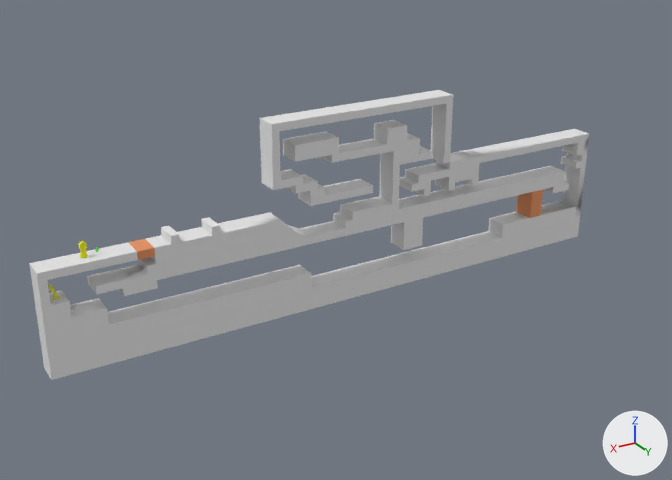
Renders of the FBX model SOURCE/Assets/Props/Level_Prot/Level_1.fbx from each side of a commit.
Both versions are drawn from a 50 mm camera at (25.7, 93.6, 42.8) aimed at (-33.1, -4.3, -6.2). The axes (+X, +Y, +Z) are drawn at lower right. The lights are the same throughout. Where no turn or scale is listed for an object, it has been applied to the vertices. Vertices at the same position are counted once.

Before the edit, the objects in view are built like this:
```python
me_breakables_lv_1 = bpy.data.meshes.new('Breakables_lv 1')
me_breakables_lv_1.from_pydata(...)  # 16 vertices, 10 faces; spans x -64.0..-4.0, y -1.5..1.5, z -7.0..1.0
me_breakables_lv_1.materials.append(mat_material)  # orange #e7925e
me_level_1 = bpy.data.meshes.new('Level_1')
me_level_1.from_pydata(...)  # 452 vertices, 454 faces; spans x -72.0..7.0, y -1.5..1.5, z -12.0..13.0
me_level_1.materials.append(mat_regular)  # white #e7e7e7
ob_breakables_lv_1 = bpy.data.objects.new('Breakables_lv 1', me_breakables_lv_1)
ob_breakables_lv_1.location = (0.0, 0.0, 0.0)
ob_level_1 = bpy.data.objects.new('Level_1', me_level_1)
ob_level_1.location = (0.0, 0.0, 0.0)
```
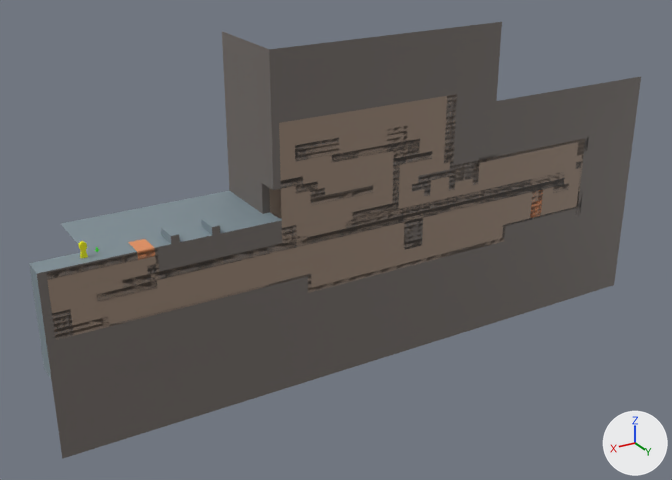
The newer file is also rescaled (x0.01), turned or shifted as a whole; pictures and numbers use the older file's frame.

What differs and where, as boxes (x1, y1, x2, y2) in the pictures (672 x 480 px):
'Level1_Fill', added
    after: (52, 22, 641, 459)
'Level1_LightBlock', added (brown)
    after: (48, 95, 585, 340)
'Level1_BG', added
    after: (61, 31, 270, 251)
'Level_1_005', added
    after: (97, 204, 392, 302)
'Level_1_006', added
    after: (29, 242, 138, 380)
'Level_1_001', added
    after: (259, 86, 462, 206)
'Level_1_007', added
    after: (501, 134, 589, 257)
'Level_1_004', added
    after: (392, 173, 568, 250)
'Level_1_003', added
    after: (412, 136, 579, 196)
'Level_1_002', added
    after: (295, 126, 432, 203)
'Level1_BGWall', added
    after: (47, 188, 282, 296)
part 1 of me_level_1, deleted
    before: (87, 120, 569, 296)
part 2 of me_level_1, deleted
    before: (299, 179, 373, 206)
part 3 of me_level_1, deleted
    before: (287, 174, 318, 193)
part 4 of me_level_1, cut back
    before: (29, 90, 589, 380)
    after: (109, 238, 502, 363)

The change, as a list of edits to the scene's bpy script:
```text
Change me_level_1:
    remove me_level_1.from_pydata(...)  # 452 vertices, 454 faces; spans x -72.0..7.0, y -1.5..1.5, z -12.0..13.0
    remove me_level_1.materials.append(mat_regular)  # white #e7e7e7
    add me_level_1.from_pydata(...)  # 40 vertices, 26 faces; spans x -57.0..0.0, y -1.5..1.5, z -12.0..-7.0
    me_level_1 part 1: the loose piece of 234 vertices spanning x -69.0..1.0, y -1.5..1.5, z -7.0..10.0 is deleted
    me_level_1 part 2: the loose piece of 14 vertices spanning x -35.0..-26.0, y -1.5..1.5, z 2.0..4.0 is deleted
    me_level_1 part 3: the loose piece of 8 vertices spanning x -27.0..-24.0, y -1.5..1.5, z 4.0..5.0 is deleted
    me_level_1 part 4
    181 vertices are removed from x -72.0..7.0, y -1.5..1.5, z -12.0..13.0
    199 faces are deleted
    3 vertices move from x -57.0..4.0, y -1.5..1.5, z -9.0..-5.0 to x -50.8..-5.2, y -1.5..1.5, z -9.0..-7.0
    25 vertices are added at x -50.8..-5.2, y -1.5..1.5, z -12.0..-7.0
    15 new faces join them, mat_profile (grey #726b66)
    10 new faces join them, mat_ground (grey #808f97)
    add me_level_1.materials.append(mat_ground)  # grey #809097
    add me_level_1.materials.append(mat_profile)  # grey #726b66
Add ob_level_1_005:
    ob_level_1_005 = bpy.data.objects.new('Level_1_005', me_level_1_005)  # 119 vertices, 92 faces; spans x -38.0..1.0, y -1.5..1.5, z -4.0..2.0; in mat_ground (grey #809097), mat_profile (grey #726b66)
    ob_level_1_005.location = (0.0, 0.0, 0.0)
Add ob_level_1_006:
    ob_level_1_006 = bpy.data.objects.new('Level_1_006', me_level_1_006)  # 52 vertices, 36 faces; spans x -3.98..7.02, y -1.5..1.5, z -12.0..1.0; in mat_ground (grey #809097), mat_profile (grey #726b66)
    ob_level_1_006.location = (0.0, 0.0, 0.0)
Add ob_level1_bgwall:
    ob_level1_bgwall = bpy.data.objects.new('Level1_BGWall', me_level1_bgwall)  # 174 vertices, 171 faces; spans x -71.3..6.0, y -2.3..-1.5, z -9.6..13.0; in mat_wallbg (brown #998574)
    ob_level1_bgwall.location = (0.0, 0.0, 0.0)
Add ob_level1_lightblock:
    ob_level1_lightblock = bpy.data.objects.new('Level1_LightBlock', me_level1_lightblock)  # 81 vertices, 59 faces; spans x -71.3..6.0, y 1.5, z -9.6..13.0; in mat_wallbg (brown #998574)
    ob_level1_lightblock.location = (0.0, 0.0, 0.0)
Add ob_level_1_001:
    ob_level_1_001 = bpy.data.objects.new('Level_1_001', me_level_1_001)  # 88 vertices, 58 faces; spans x -48.3..-21.0, y -1.5..1.5, z 2.0..14.0; in mat_ground (grey #809097), mat_profile (grey #726b66)
    ob_level_1_001.location = (0.0, 0.0, 0.0)
Add ob_level_1_002:
    ob_level_1_002 = bpy.data.objects.new('Level_1_002', me_level_1_002)  # 80 vertices, 60 faces; spans x -44.0..-24.0, y -1.5..1.5, z 0.0..10.0; in mat_ground (grey #809097), mat_profile (grey #726b66)
    ob_level_1_002.location = (0.0, 0.0, 0.0)
Add ob_level_1_003:
    ob_level_1_003 = bpy.data.objects.new('Level_1_003', me_level_1_003)  # 77 vertices, 55 faces; spans x -70.0..-41.0, y -1.5..1.5, z 0.0..4.0; in mat_ground (grey #809097), mat_profile (grey #726b66)
    ob_level_1_003.location = (0.0, 0.0, 0.0)
Add ob_level1_fill:
    ob_level1_fill = bpy.data.objects.new('Level1_Fill', me_level1_fill)  # 126 vertices, 82 faces; spans x -81.3..7.0, y -1.5..1.5, z -22.5..21.5; in mat_profile (grey #726b66)
    ob_level1_fill.location = (0.0, 0.0, 0.0)
Add ob_level_1_004:
    ob_level_1_004 = bpy.data.objects.new('Level_1_004', me_level_1_004)  # 82 vertices, 62 faces; spans x -69.0..-38.0, y -1.5..1.5, z -7.0..0.0; in mat_ground (grey #809097), mat_profile (grey #726b66)
    ob_level_1_004.location = (0.0, 0.0, 0.0)
Add ob_level1_bg:
    ob_level1_bg = bpy.data.objects.new('Level1_BG', me_level1_bg)  # 50 vertices, 34 faces; spans x -22.0..1.0, y -11.0..-1.5, z 1.0..21.5; in mat_ground (grey #809097), mat_profile (grey #726b66)
    ob_level1_bg.location = (0.0, 0.0, 0.0)
Add ob_level_1_007:
    ob_level_1_007 = bpy.data.objects.new('Level_1_007', me_level_1_007)  # 54 vertices, 37 faces; spans x -72.0..-57.0, y -1.5..1.5, z -12.0..4.0; in mat_ground (grey #809097), mat_profile (grey #726b66)
    ob_level_1_007.location = (0.0, 0.0, 0.0)
```
